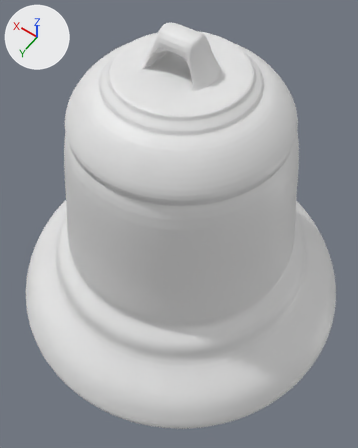
The Blender file bell.blend: old version first, new version second.
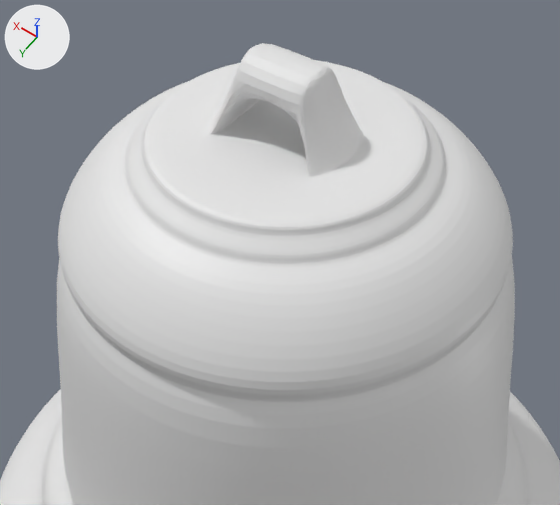
The first picture shows the older version from a 50 mm camera at (-4.31, 6.1, 11.79) aimed at (-0.38, 0.6, 3.14). The close-ups show both versions on the part from 10% to 90% of the width and 0% to 58% of the height of that picture; other places that the commit changed are outside them. Every picture has the same lights, and +X, +Y and +Z are marked at upper left.

Objects in the first close-up: 'Bell'.
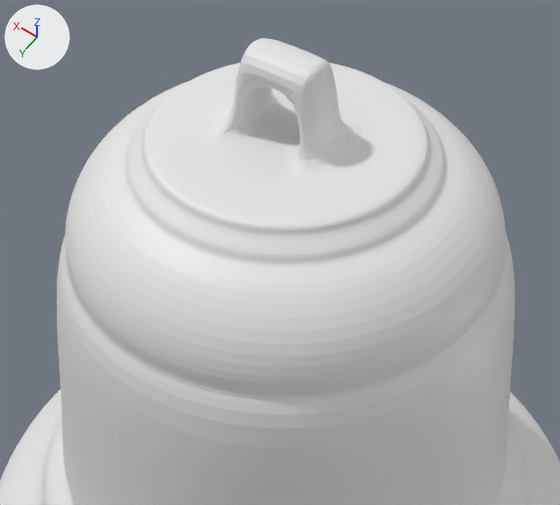
Where the change shows, as pixel boxes [x1, y1, x2, y2] in the close-ups (560 x 505 px; the box of a moved part takes in the faces that stretch with it):
'Bell', reshaped: before [0, 43, 560, 505]; after [0, 38, 560, 505]
part 1 of me_circle, moved or reshaped: before [58, 151, 513, 402]; after [65, 171, 506, 401]
part 2 of me_circle, cut back: before [184, 43, 388, 197]; after [187, 38, 384, 195]

The change, as a diff of the scene's bpy script:
```diff
--- a/bell.blend.py
+++ b/bell.blend.py
@@ me_circle @@
 # verts and faces of me_circle; kept vertices keep their numbers, new ones are numbered from 1334
-me_circle.from_pydata(...)  # 1334 vertices, 1308 faces; spans x -4.35..4.35, y -4.36..4.35, z -3.43..3.94
+me_circle.from_pydata(...)  # 1316 vertices, 1290 faces; spans x -4.35..4.35, y -4.36..4.35, z -3.43..3.99
+# me_circle part 1
+verts[992] = (0.0, 2.18, 2.19)  # moved
+verts[993] = (-0.42, 2.13, 2.19)  # moved
+verts[994] = (-0.83, 2.01, 2.19)  # moved
+verts[995] = (-1.2, 1.81, 2.19)  # moved
+verts[996] = (-1.53, 1.54, 2.19)  # moved
+verts[997] = (-1.8, 1.21, 2.2)  # moved
+verts[998] = (-2.0, 0.84, 2.2)  # moved
+verts[999] = (-2.12, 0.43, 2.2)  # moved
+verts[1000] = (-2.16, 0.01, 2.2)  # moved
+verts[1001] = (-2.12, -0.41, 2.2)  # moved
+verts[1002] = (-2.0, -0.82, 2.21)  # moved
+verts[1003] = (-1.8, -1.19, 2.21)  # moved
+verts[1004] = (-1.53, -1.52, 2.21)  # moved
+verts[1005] = (-1.2, -1.79, 2.21)  # moved
+verts[1006] = (-0.83, -1.99, 2.21)  # moved
+verts[1007] = (-0.42, -2.11, 2.21)  # moved
+verts[1008] = (0.0, -2.15, 2.21)  # moved
+verts[1009] = (0.42, -2.11, 2.21)  # moved
+verts[1010] = (0.83, -1.99, 2.21)  # moved
+verts[1011] = (1.2, -1.79, 2.21)  # moved
+verts[1012] = (1.53, -1.52, 2.21)  # moved
+verts[1013] = (1.8, -1.19, 2.21)  # moved
+verts[1014] = (2.0, -0.82, 2.21)  # moved
+verts[1015] = (2.12, -0.41, 2.2)  # moved
+verts[1016] = (2.16, 0.01, 2.2)  # moved
+verts[1017] = (2.12, 0.43, 2.2)  # moved
+verts[1018] = (2.0, 0.84, 2.2)  # moved
+verts[1019] = (1.8, 1.21, 2.2)  # moved
+verts[1020] = (1.53, 1.54, 2.19)  # moved
+verts[1021] = (1.2, 1.81, 2.19)  # moved
+verts[1022] = (0.83, 2.01, 2.19)  # moved
+verts[1023] = (0.42, 2.13, 2.19)  # moved
+# me_circle part 2
+# 37 vertices are removed from x -0.49..0.49, y -0.48..0.49, z 3.21..3.94
+# 46 faces are deleted
+# 49 vertices move from x -0.68..0.68, y -0.68..0.69, z 3.21..3.94 to x -0.48..0.48, y -0.48..0.49, z 3.21..3.99
+# 19 vertices are added at x -0.36..0.36, y -0.25..0.26, z 3.7..3.99
+# 28 new faces join them
```
